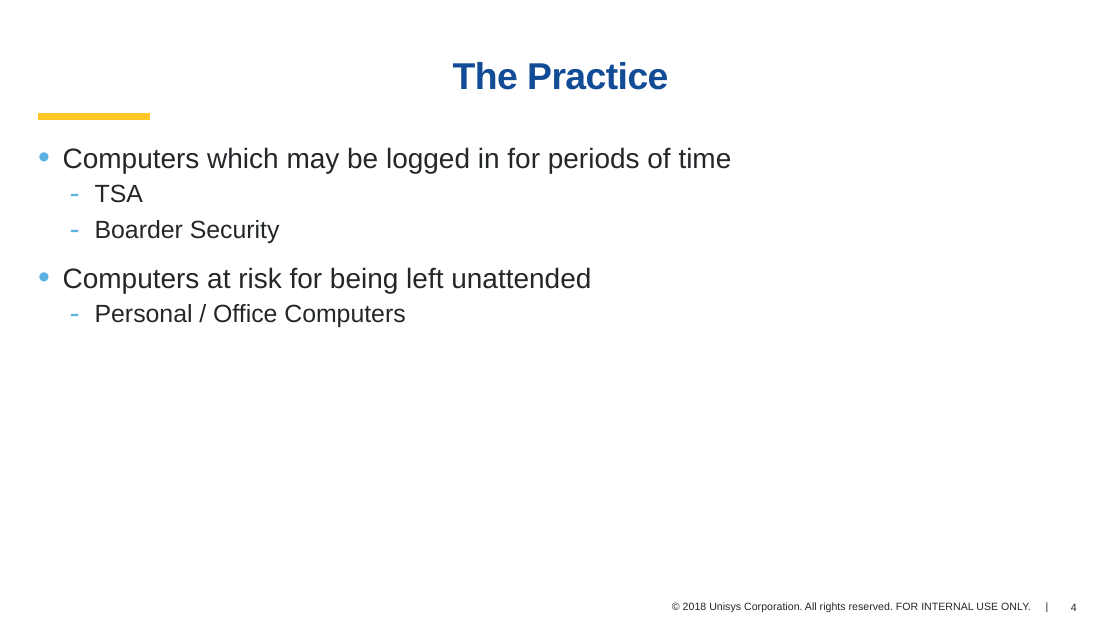
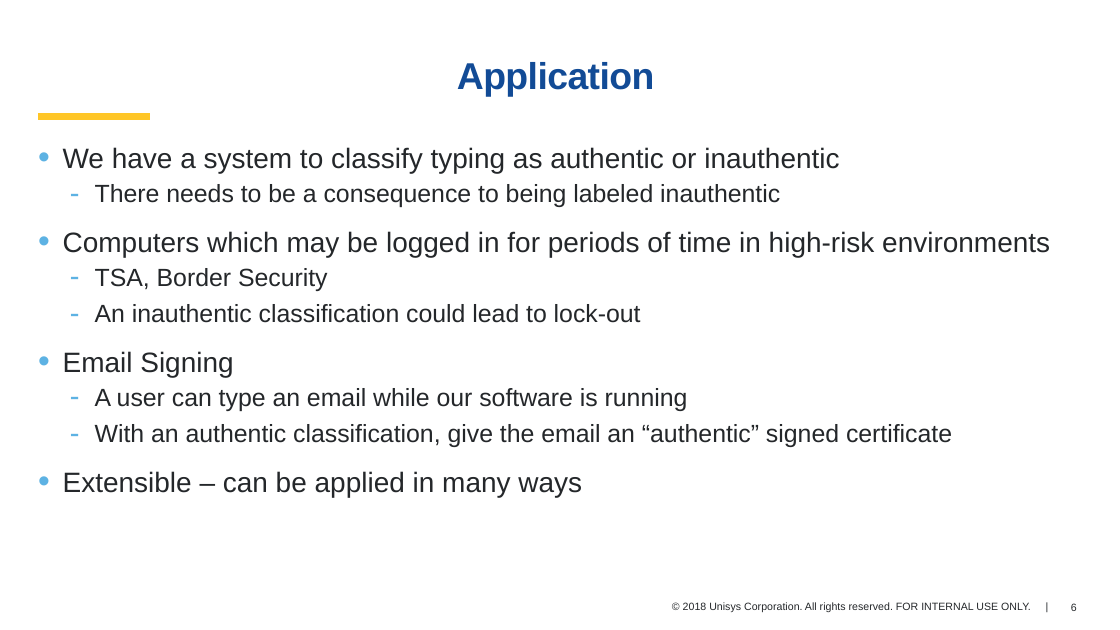
Before and after one commit to qverbeke/Innovation18, a slide deck: slide 6 of TypingMachineLearning_Hackfest2018.pptx (slide 4 before the commit). Drawn at 1120x630 pixels with LibreOffice and Linux fonts; fonts in the diff are those of the drawing; background and template pictures are left out. Boxes give left, top, right and bottom in pixels: in the first picture for what was removed or moved away, otherwise in the second. Text is boxed around its words. In the diff, an @@ line names an element or a change of style, - is before the commit and + after.

```diff
--- a/TypingMachineLearning_Hackfest2018.pptx
+++ b/TypingMachineLearning_Hackfest2018.pptx
@@ title at box(457, 62, 654, 97): text changed @@
-The Practice
+Application
@@ text at box(63, 147, 1050, 497): text changed; size 18 to 16 pt @@
-• Computers which may be logged in for periods of time
-  ⁃ TSA
-  ⁃ Boarder Security
-• Computers at risk for being left unattended
-  ⁃ Personal / Office Computers
+• We have a system to classify typing as authentic or inauthentic
+  ⁃ There needs to be a consequence to being labeled inauthentic
+• Computers which may be logged in for periods of time in high-risk environments
+  ⁃ TSA, Border Security
+  ⁃ An inauthentic classification could lead to lock-out
+• Email Signing
+  ⁃ A user can type an email while our software is running
+  ⁃ With an authentic classification, give the email an “authentic” signed certificate
+• Extensible – can be applied in many ways
@@ page number at box(1071, 603, 1077, 611): text changed @@
-4
+6
```
Also in this commit, not shown: 2 other slides changed, 2 slides added, 9 other files.
